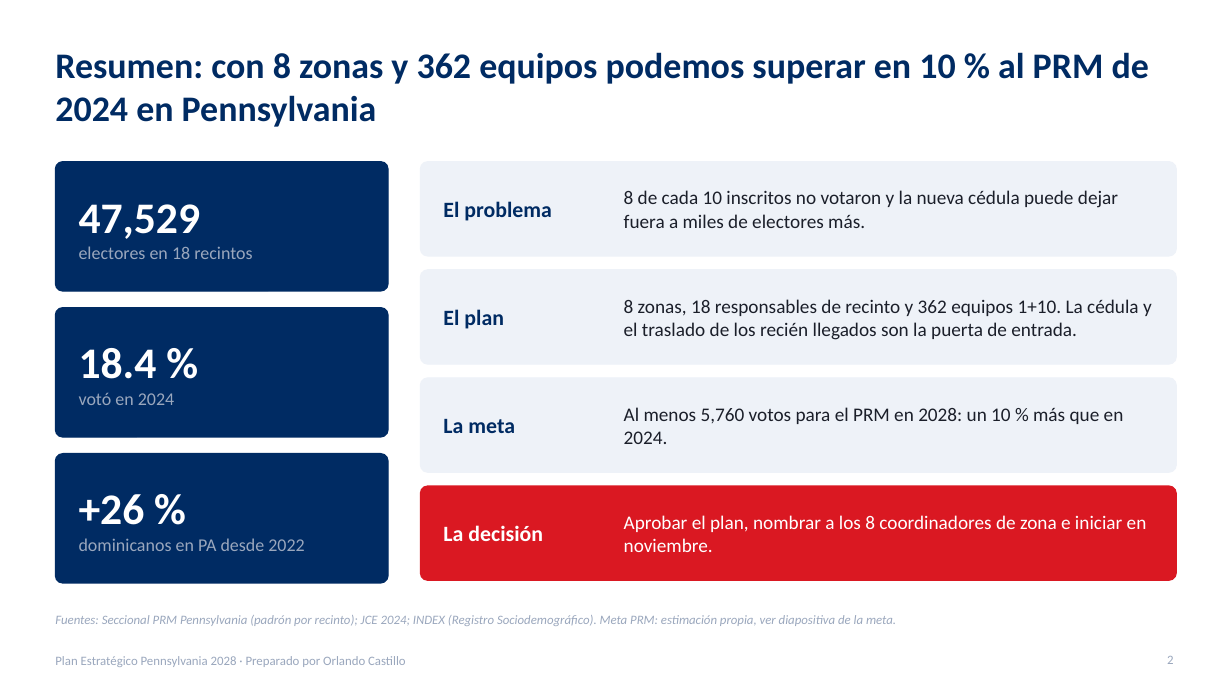
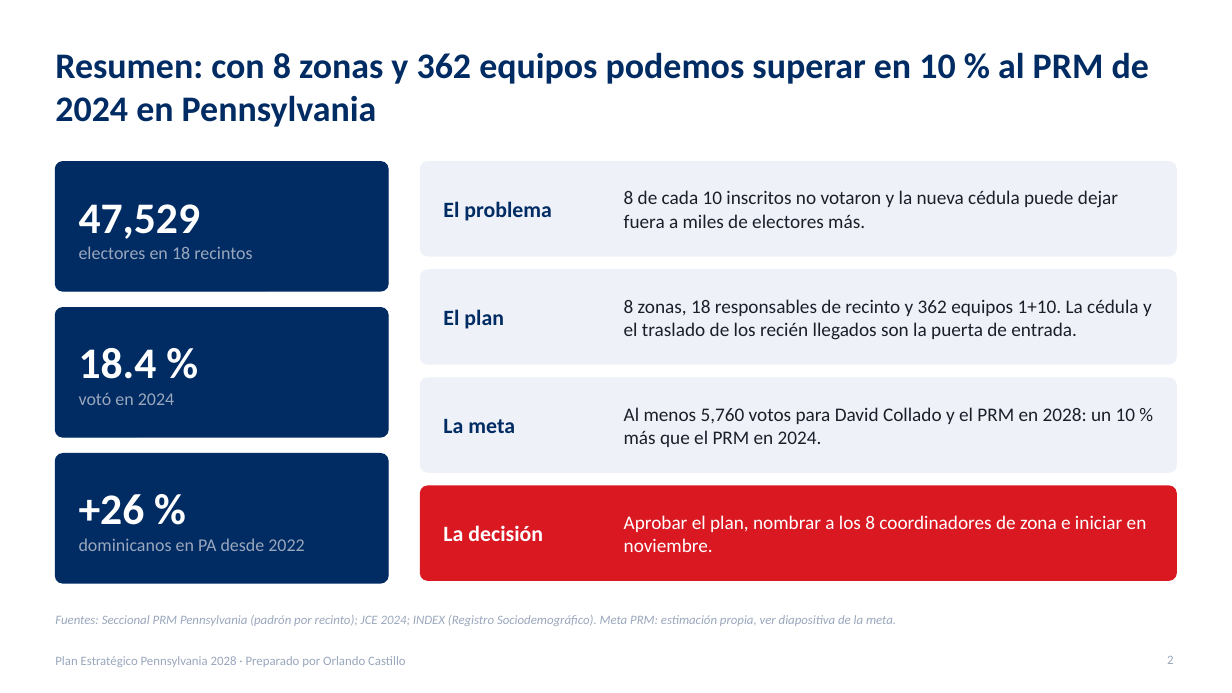
Before and after one commit to rcastillo9556/pdf-toolkit, a slide deck: slide 2 of presentaciones/Plan_Estrategico_Pennsylvania_2028.pptx. Drawn at 1232x693 pixels with LibreOffice and Linux fonts; fonts in the diff are those of the drawing. Boxes give left, top, right and bottom in pixels: in the first picture for what was removed or moved away, otherwise in the second. Text is boxed around its words. In the diff, an @@ line names an element or a change of style, - is before the commit and + after.

```diff
--- a/presentaciones/Plan_Estrategico_Pennsylvania_2028.pptx
+++ b/presentaciones/Plan_Estrategico_Pennsylvania_2028.pptx
@@ text at (624,407,1135,447): text changed @@
-Al menos 5,760 votos para el PRM en 2028: un 10 % más que en 2024.
+Al menos 5,760 votos para David Collado y el PRM en 2028: un 10 % más que el PRM en 2024.
```
Also in this commit, not shown: 1 other slide changed, 1 other file.
